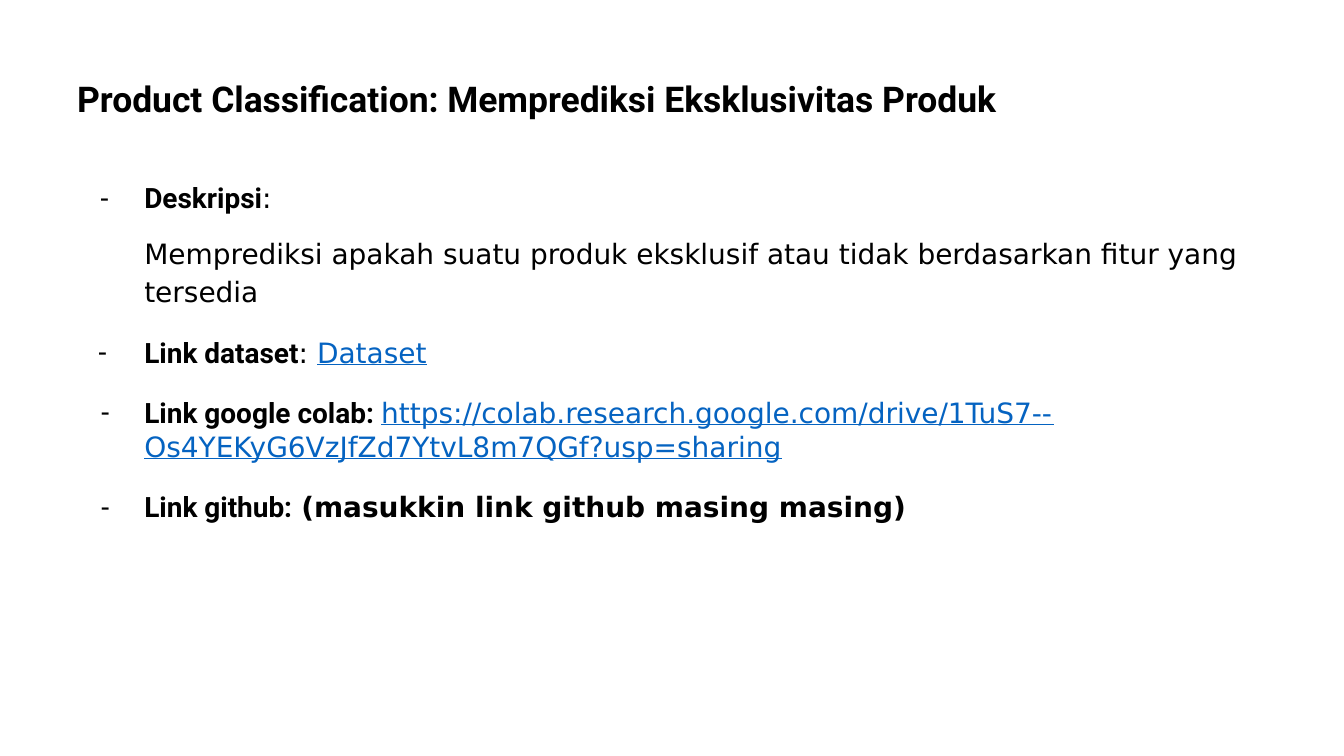
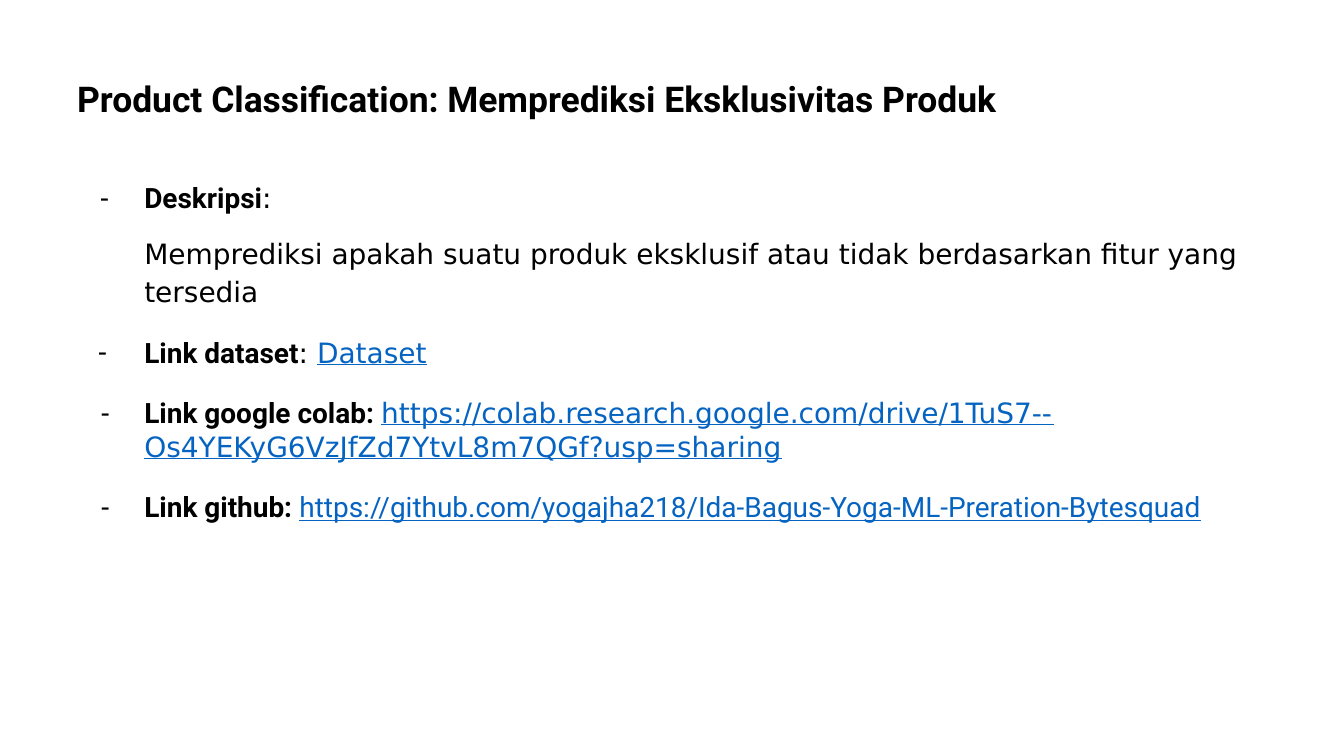
Before and after one commit to yogajha218/Ida-Bagus-Yoga-ML-Preration-Bytesquad, a slide deck: slide 2 of Homework_ML_Preparation.pptx. Drawn at 1344x756 pixels with LibreOffice and Linux fonts; fonts in the diff are those of the drawing; background and template pictures are left out. Boxes give left, top, right and bottom in pixels: in the first picture for what was removed or moved away, otherwise in the second. Text is boxed around its words. In the diff, an @@ line names an element or a change of style, - is before the commit and + after.

Commit message:
menambahkan link github pada ppt

```diff
--- a/Homework_ML_Preparation.pptx
+++ b/Homework_ML_Preparation.pptx
@@ text at <box>144,496,1200,523</box>: text changed; font DejaVu Sans to Roboto; text colour #000000 to #0563C1; bold off @@
-– Link github: (masukkin link github masing masing)
+– Link github: https://github.com/yogajha218/Ida-Bagus-Yoga-ML-Preration-Bytesquad
```
